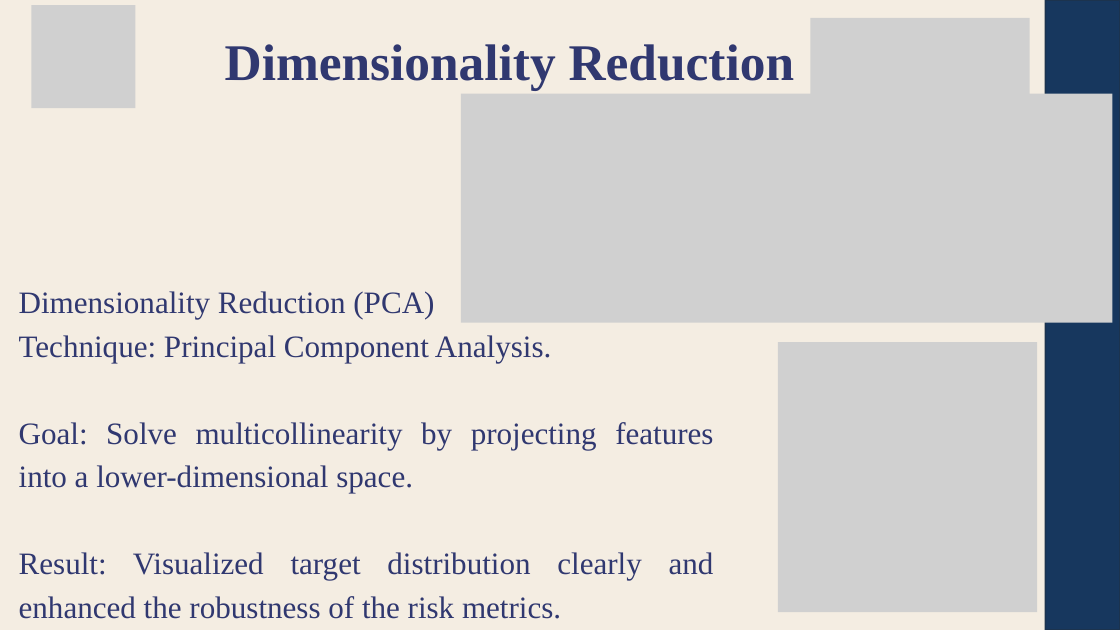
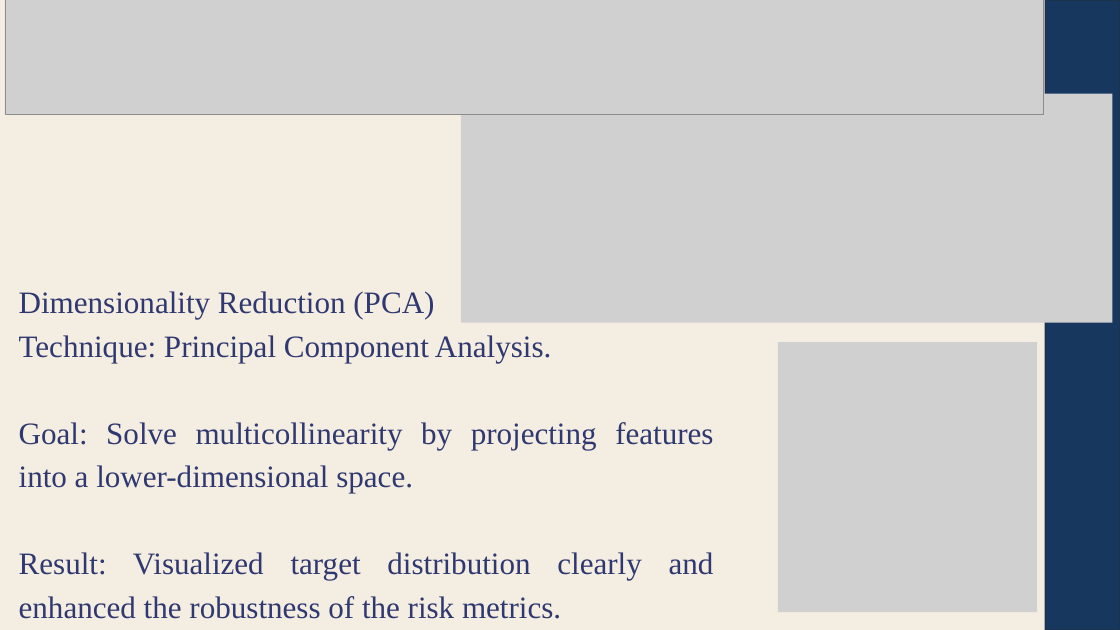
Before and after one commit to 24BAD405-Nishanth/24ADI204_DSV_Team14, a slide deck: slide 14 of FinalPresentation/Team-14-DSV.pptx. Drawn at 1120x630 pixels with LibreOffice and Linux fonts; fonts in the diff are those of the drawing; grey boxes stand for pictures. Boxes give left, top, right and bottom in pixels: in the first picture for what was removed or moved away, otherwise in the second. Text is boxed around its words. In the diff, an @@ line names an element or a change of style, - is before the commit and + after.

```diff
--- a/FinalPresentation/Team-14-DSV.pptx
+++ b/FinalPresentation/Team-14-DSV.pptx
@@ picture added at [5, 0, 1044, 115] @@
@@ picture removed at [31, 5, 136, 108] @@
@@ picture removed at [810, 18, 1030, 108] @@
@@ text removed at [225, 44, 795, 91] @@
-Dimensionality Reduction
```
Also in this commit, not shown: 16 other slides changed, 1 slide added, 1 slide removed.
